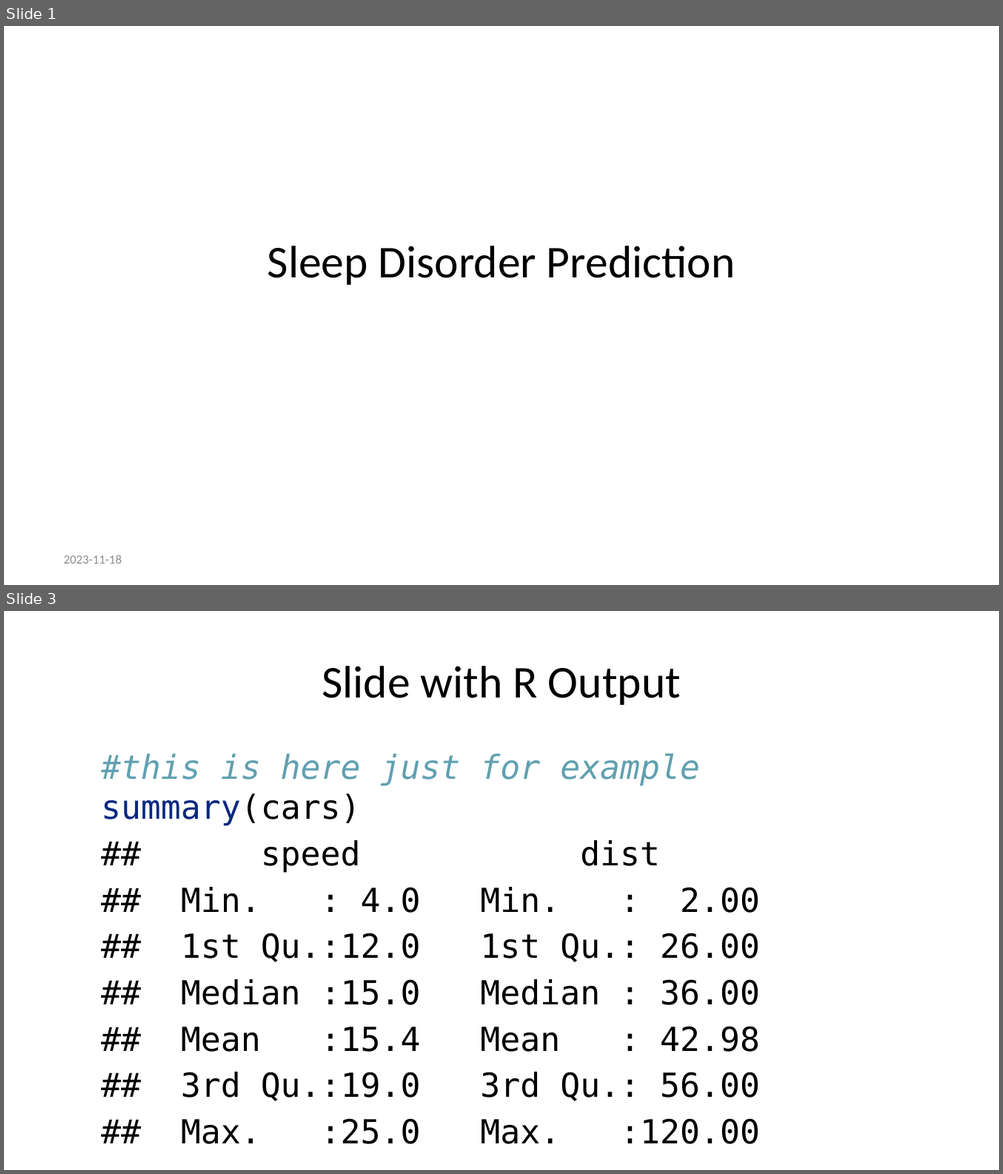
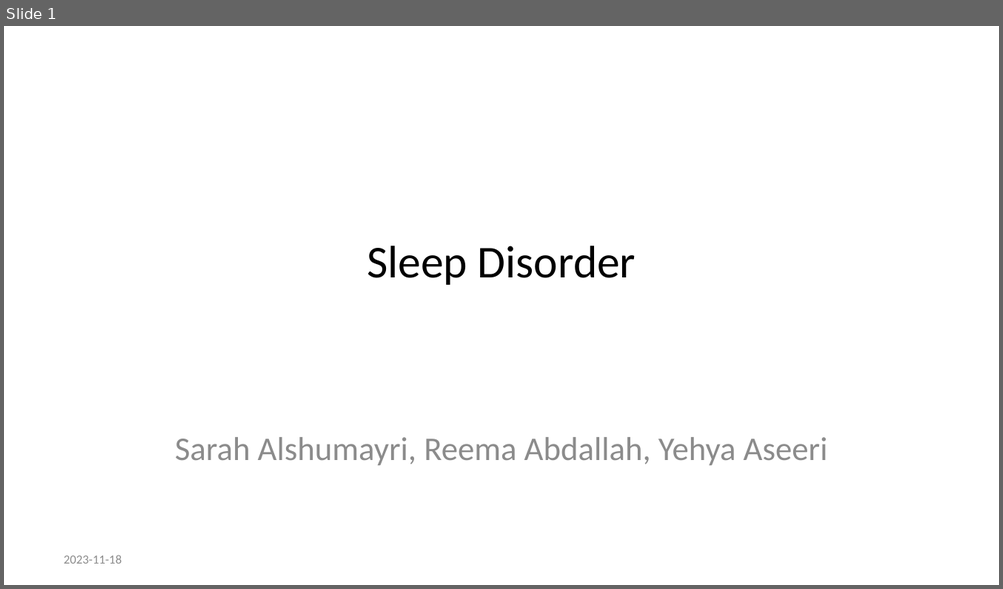
Before and after one commit to Sarah-Alshumayri/Data_Sciences_PPT, a slide deck: Progress_Presentation.pptx. Shown one above the other, each under a label of ours: slides 1 and 3 before the commit, slide 1 after it; the slides between them are not shown. The pictures are 1003x1174 and 1003x589 pixels, drawn with LibreOffice and Linux fonts; fonts in the diff are those of the drawing. Boxes give left, top, right and bottom in pixels: in the first picture for what was removed or moved away, otherwise in the second. Text is boxed around its words. In the diff, an @@ line names an element or a change of style, - is before the commit and + after.

Commit message:
This is Sarah, I finished point 1 in my part

```diff
--- a/Progress_Presentation.pptx
+++ b/Progress_Presentation.pptx
@@ slide 3 removed at [4, 611, 999, 1170], background #FFFFFF @@
@@ title removed at [321, 666, 680, 705] @@
-Slide with R Output
@@ text removed at [101, 753, 760, 1145] @@
-#this is here just for example
-summary(cars)
-## speed dist
-## Min. : 4.0 Min. : 2.00
-## 1st Qu.:12.0 1st Qu.: 26.00
-## Median :15.0 Median : 36.00
-## Mean :15.4 Mean : 42.98
-## 3rd Qu.:19.0 3rd Qu.: 56.00
-## Max. :25.0 Max. :120.00
@@ slide 1 changed as well @@
@@ title at [367, 246, 635, 285]: text changed @@
-Sleep Disorder Prediction
+Sleep Disorder
@@ subtitle added at [175, 437, 828, 466], 24 pt, text #8C8C8C @@
+Sarah Alshumayri, Reema Abdallah, Yehya Aseeri
```
Also in this commit, not shown: 7 slides added, 3 other slides removed, 2 other files.
